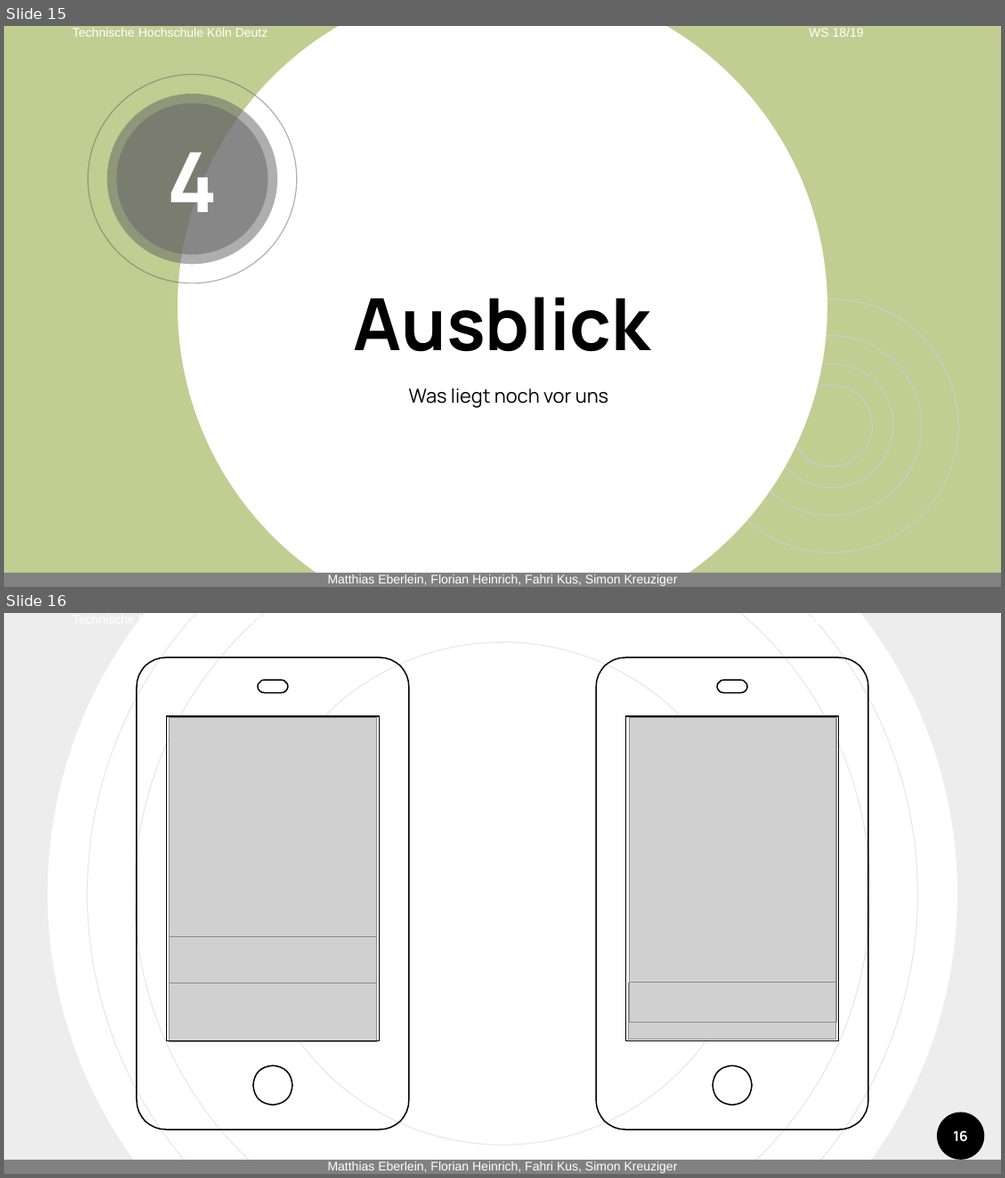
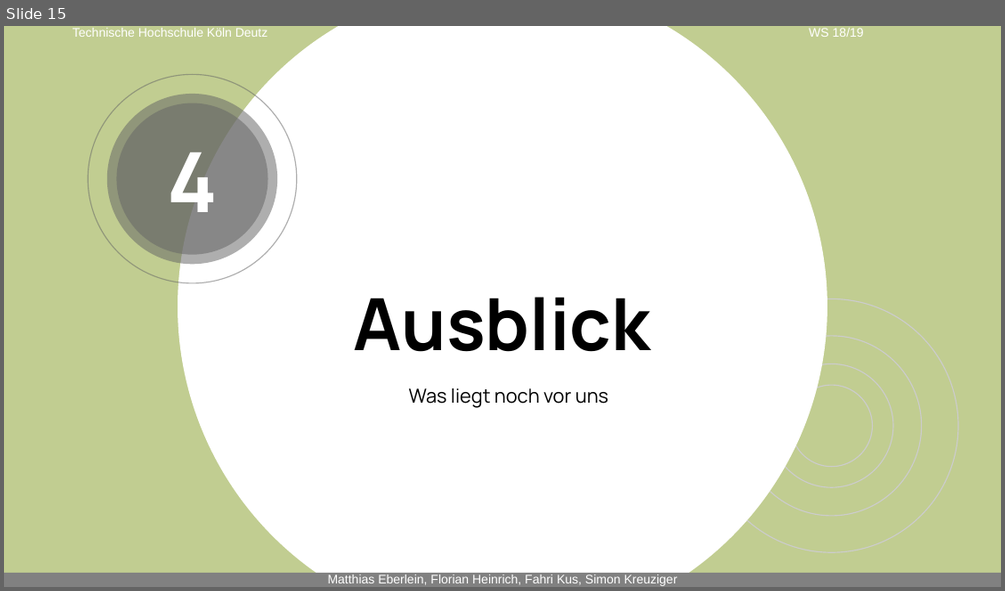
Before and after one commit to matthias-eb/SYP_team02, a slide deck: docs/Praesentation_Prototyp/Prototyp_Präsentation.pptx. Shown one above the other, each under a label of ours: slides 15 and 16 before the commit, slide 15 after it. The pictures are 1005x1178 and 1005x591 pixels, drawn with LibreOffice and Linux fonts; fonts in the diff are those of the drawing; grey boxes stand for pictures; background and template pictures are left out. Boxes give left, top, right and bottom in pixels: in the first picture for what was removed or moved away, otherwise in the second. Text is boxed around its words. In the diff, an @@ line names an element or a change of style, - is before the commit and + after.

```diff
--- a/docs/Praesentation_Prototyp/Prototyp_Präsentation.pptx
+++ b/docs/Praesentation_Prototyp/Prototyp_Präsentation.pptx
@@ slide 16 removed at (4,613,1001,1174), background #FFFFFF; not listed: 5 template elements that a slide beside it also shows @@
@@ donut removed at (4,613,1001,1174) @@
@@ ellipse removed at (88,613,918,1174) @@
@@ ellipse removed at (135,613,870,1174) @@
@@ group removed at (137,657,409,1129): 3 pictures, 1 freeform shape @@
@@ ellipse removed at (251,641,753,1144) @@
@@ group removed at (596,657,868,1129): 3 pictures, 1 freeform shape @@
@@ ellipse removed at (937,1111,985,1159) @@
@@ page number removed at (953,1130,967,1142) @@
-16
```
Also in this commit, not shown: 3 slides changed, 5 slides added, 7 other files.
